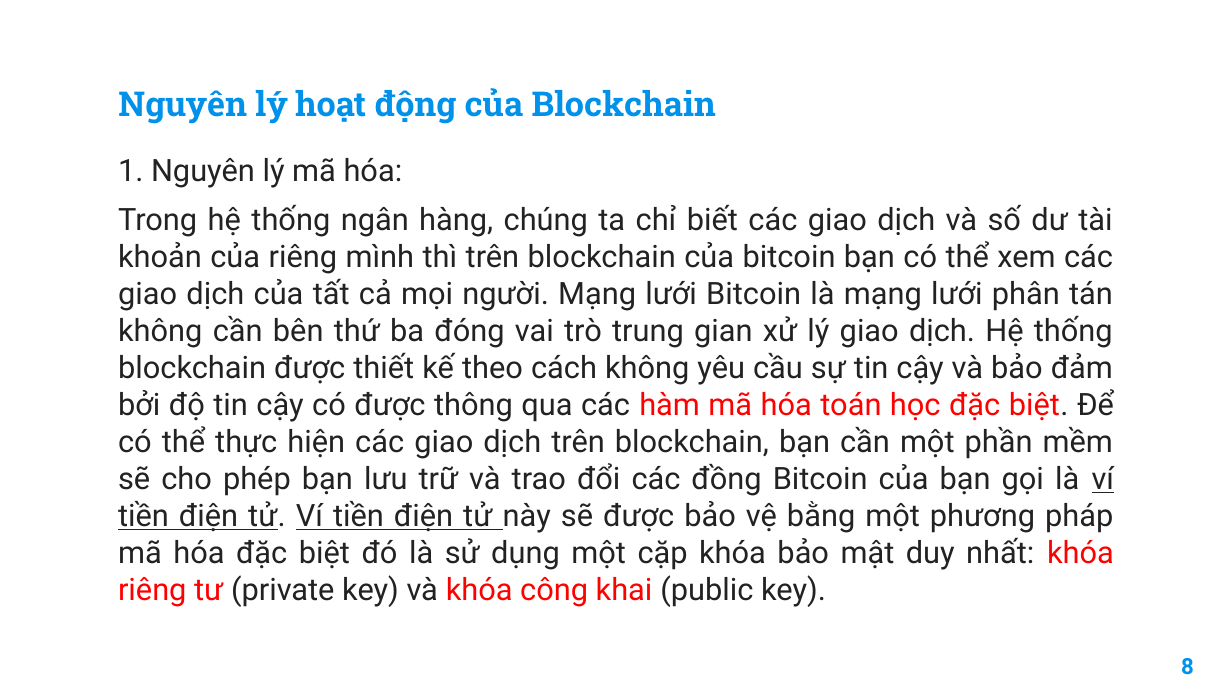
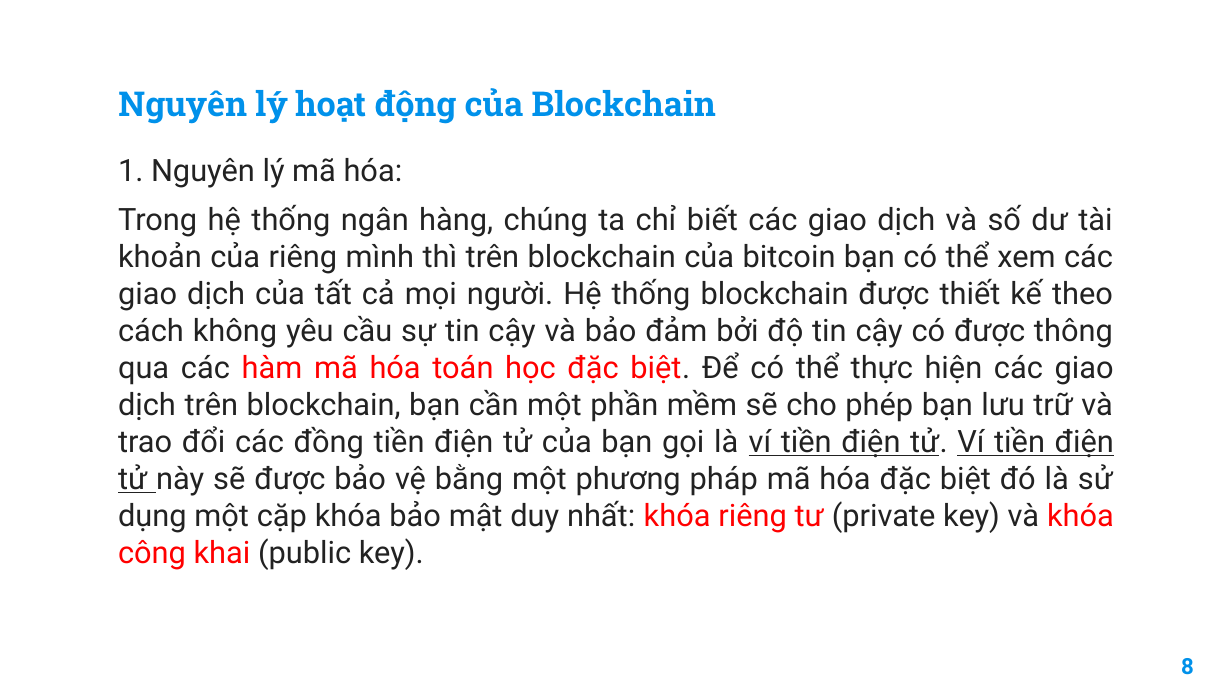
Before and after one commit to TccKaiCi/blockChainWallet, a slide deck: slide 9 of atbmhttt2.pptx. Drawn at 1232x693 pixels with LibreOffice and Linux fonts; fonts in the diff are those of the drawing; background and template pictures are left out. Boxes give left, top, right and bottom in pixels: in the first picture for what was removed or moved away, otherwise in the second. Text is boxed around its words. In the diff, an @@ line names an element or a change of style, - is before the commit and + after.

```diff
--- a/atbmhttt2.pptx
+++ b/atbmhttt2.pptx
@@ text at (118,204,1114,533): text changed @@
-Trong hệ thống ngân hàng, chúng ta chỉ biết các giao dịch và số dư tài khoản của riêng mình thì trên blockchain của bitcoin bạn có thể xem các giao dịch của tất cả mọi người. Mạng lưới Bitcoin là mạng lưới phân tán không cần bên thứ ba đóng vai trò trung gian xử lý giao dịch. Hệ thống blockchain được thiết kế theo cách không yêu cầu sự tin cậy và bảo đảm bởi độ tin cậy có được thông qua các hàm mã hóa toán học đặc biệt. Để có thể thực hiện các giao dịch trên blockchain, bạn cần một phần mềm sẽ cho phép bạn lưu trữ và trao đổi các đồng Bitcoin của bạn gọi là ví tiền điện tử. Ví tiền điện tử này sẽ được bảo vệ bằng một phương pháp mã hóa đặc biệt đó là sử dụng một cặp khóa bảo mật duy nhất: khóa riêng tư (private key) và khóa công khai (public key).
+Trong hệ thống ngân hàng, chúng ta chỉ biết các giao dịch và số dư tài khoản của riêng mình thì trên blockchain của bitcoin bạn có thể xem các giao dịch của tất cả mọi người. Hệ thống blockchain được thiết kế theo cách không yêu cầu sự tin cậy và bảo đảm bởi độ tin cậy có được thông qua các hàm mã hóa toán học đặc biệt. Để có thể thực hiện các giao dịch trên blockchain, bạn cần một phần mềm sẽ cho phép bạn lưu trữ và trao đổi các đồng tiền điện tử của bạn gọi là ví tiền điện tử. Ví tiền điện tử này sẽ được bảo vệ bằng một phương pháp mã hóa đặc biệt đó là sử dụng một cặp khóa bảo mật duy nhất: khóa riêng tư (private key) và khóa công khai (public key).
```
Also in this commit, not shown: 2 other slides changed.
